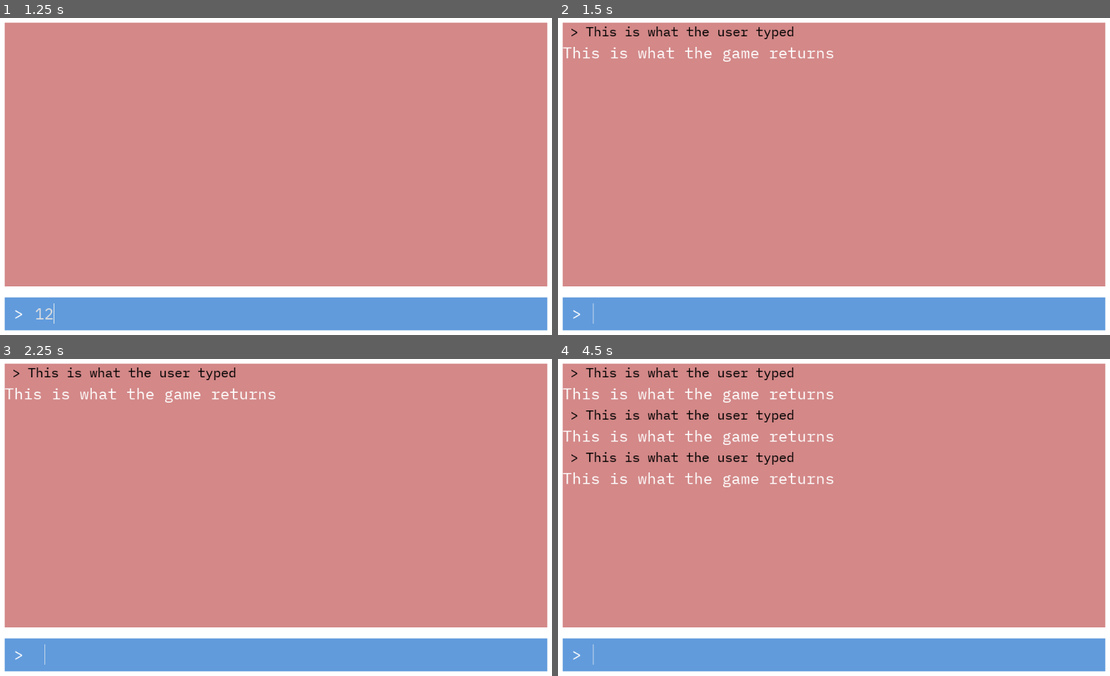
Above: before the commit, frames 1-4 (two rows, left to right).
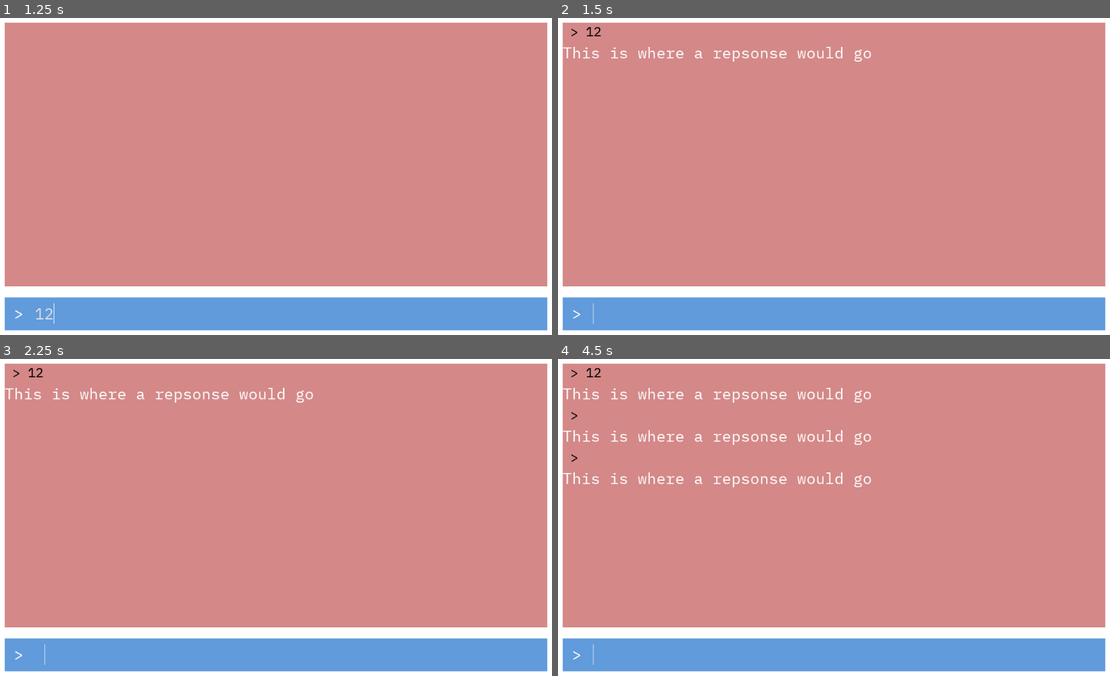
Above: after the commit, the same moments.

Repository: DesertDragen/Text-Adventure-Game
Game: Godot game, scene res://Game.tscn
Two runs of this game, one before a commit and one after it. Both use one fixed random seed, a clock stepped at 60 frames per second and the inputs below.
Inputs (mouse positions are in pixels of both pictures, inside the frame that each line leads up to):
- Up to frame 1 (1.25 s): click (292, 312) at 0.52 s; type "12" at 0.6 s
- Up to frame 2 (1.5 s): tap Enter at 1.25 s
- Up to frame 3 (2.25 s): tap Space at 2 s
- Up to frame 4 (4.5 s): tap Enter at 2.75, 4.25 s; tap Space at 3.5 s

Frame 1 is identical in both runs. In frame 2, 0.8% of the frame differs, in the area x 4-57%, y 2-14%; in frame 3, 0.8%; in frame 4, 2.5%, in the area x 4-57%, y 2-41%.

Commit message:
Displaying user input

Diff:
--- a/scenes/InputResponse.tscn
+++ b/scenes/InputResponse.tscn
@@ -1,11 +1,13 @@
-[gd_scene load_steps=3 format=2]
+[gd_scene load_steps=4 format=2]
 
 [ext_resource path="res://fonts/plex_mono_28.tres" type="DynamicFont" id=1]
 [ext_resource path="res://fonts/plex_mono_24.tres" type="DynamicFont" id=2]
+[ext_resource path="res://scripts/InputResponse.gd" type="Script" id=3]
 
 [node name="InputResponse" type="VBoxContainer"]
 margin_right = 984.0
 margin_bottom = 73.0
+script = ExtResource( 3 )
 
 [node name="InputHistroy" type="Label" parent="."]
 margin_right = 984.0
--- a/scripts/Game.gd
+++ b/scripts/Game.gd
@@ -10,5 +10,7 @@
 func _on_Input_text_entered(new_text: String) -> void:
 	# Creating an instance of the InputResponse scene
 	var input_response = InputResponse.instance()
+	# Sending the new_text to the function in InputResponse script
+	input_response.set_text(new_text, "This is where a repsonse would go")
 	# Adding the instance of the scene as a child of the history_rows node
 	history_rows.add_child(input_response)
--- /dev/null
+++ b/scripts/InputResponse.gd
@@ -0,0 +1,7 @@
+extends VBoxContainer
+
+
+# Setting the text for the label
+func set_text(input: String, response: String):
+	$InputHistroy.text = " > " + input
+	$Response.text = response
